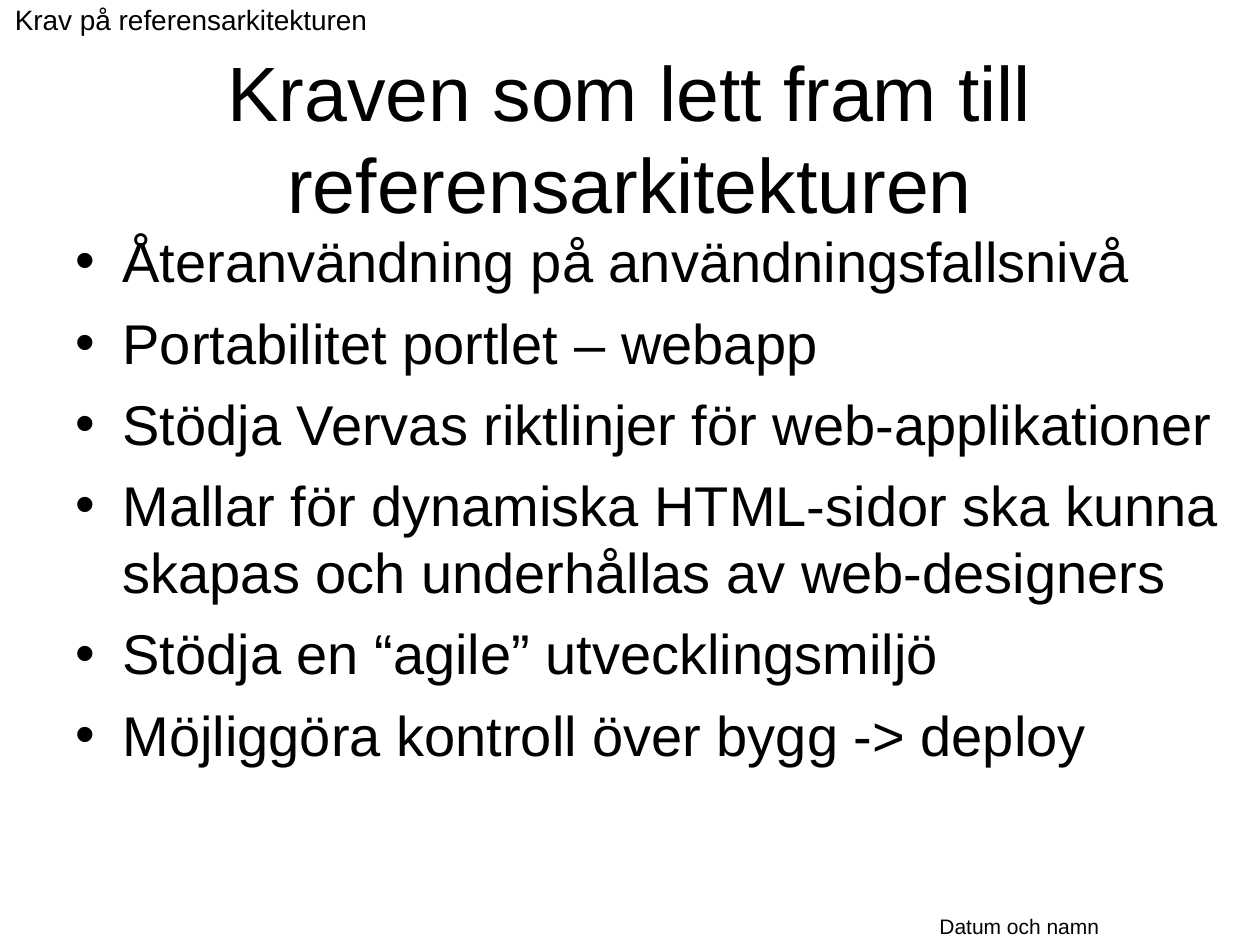
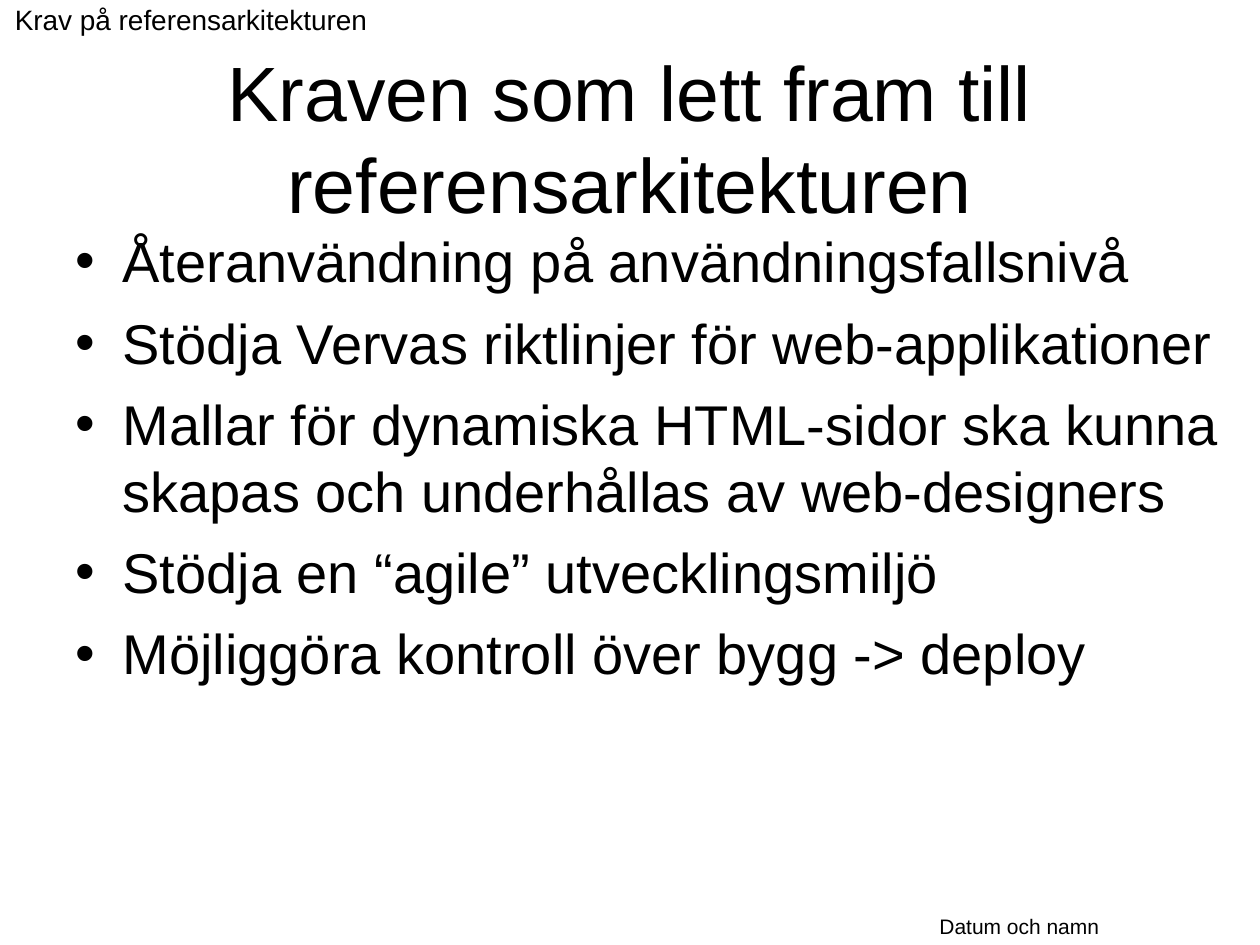
Before and after one commit to Vastra-Gotalandsregionen/oppna-program-hsatools, a slide deck: slide 12 of reference-architecture/Introduktion/Referensarkitektur_oversikt.ppt. Drawn at 1260x945 pixels with LibreOffice and Linux fonts; fonts in the diff are those of the drawing; background and template pictures are left out. Boxes give left, top, right and bottom in pixels: in the first picture for what was removed or moved away, otherwise in the second. Text is boxed around its words. In the diff, an @@ line names an element or a change of style, - is before the commit and + after.

```diff
--- a/reference-architecture/Introduktion/Referensarkitektur_oversikt.ppt
+++ b/reference-architecture/Introduktion/Referensarkitektur_oversikt.ppt
@@ text at bbox=[123, 323, 817, 374]: paragraph removed @@
-• Portabilitet portlet – webapp
```
Also in this commit, not shown: 4 other slides changed, 2 slides added, 2 slides removed, 2 other files.
